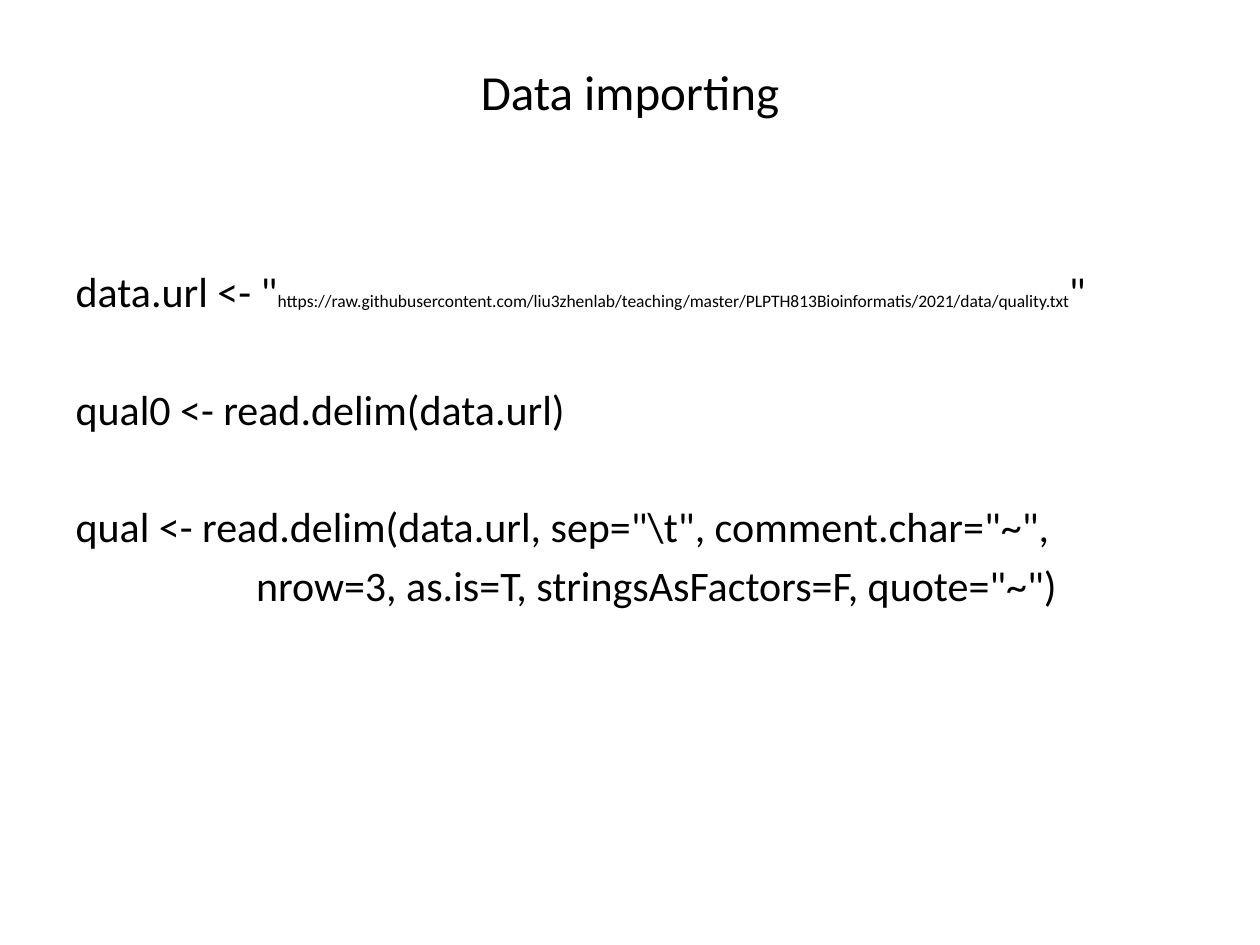
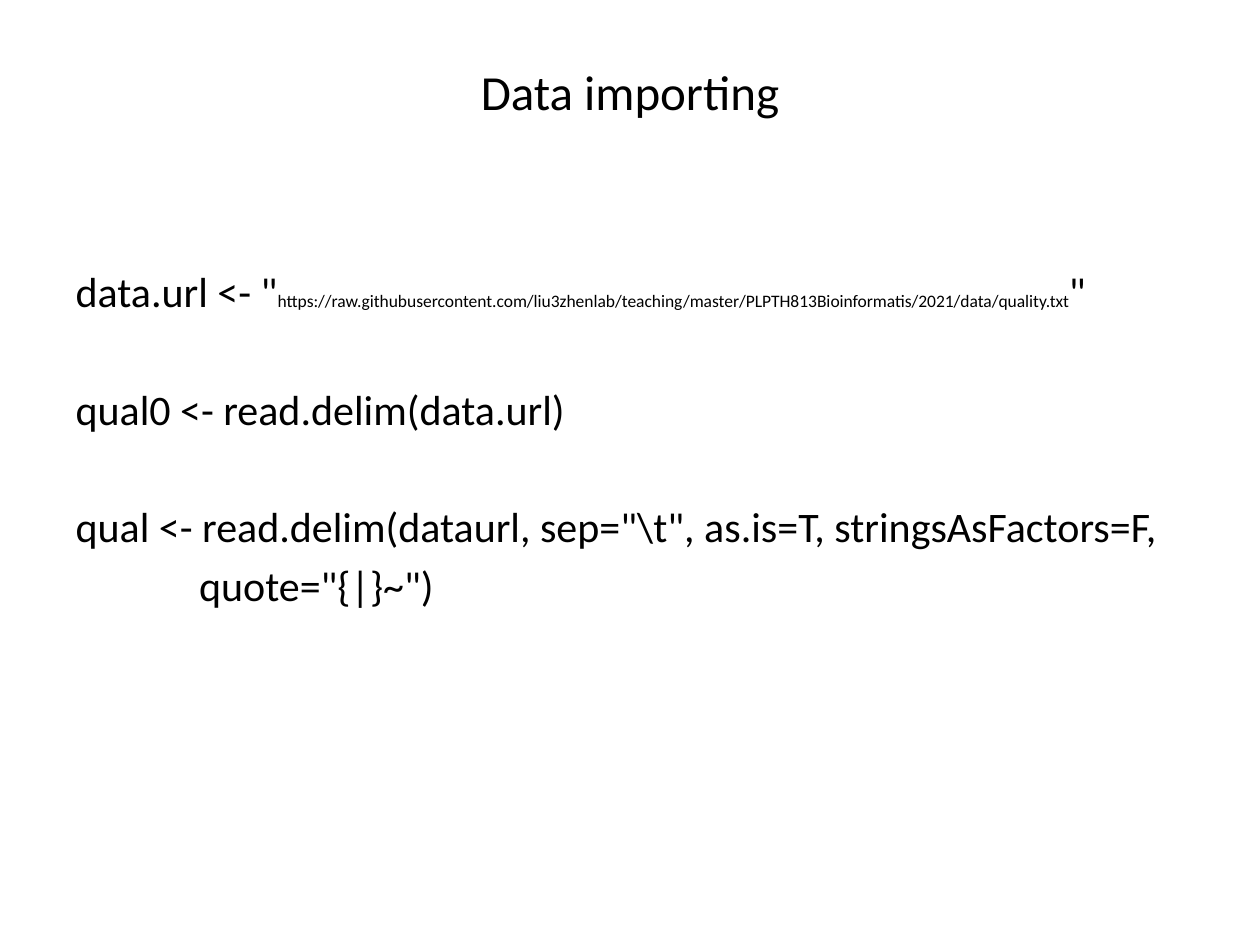
Before and after one commit to liu3zhenlab/teaching, a slide deck: slide 35 of PLPTH813Bioinformatis/2021/labs/lab03_R.pptx (slide 33 before the commit). Drawn at 1260x945 pixels with LibreOffice and Linux fonts; fonts in the diff are those of the drawing. Boxes give left, top, right and bottom in pixels: in the first picture for what was removed or moved away, otherwise in the second. Text is boxed around its words. In the diff, an @@ line names an element or a change of style, - is before the commit and + after.

```diff
--- a/PLPTH813Bioinformatis/2021/labs/lab03_R.pptx
+++ b/PLPTH813Bioinformatis/2021/labs/lab03_R.pptx
@@ text at <box>76,511,1156,608</box>: text changed @@
-qual <- read.delim(data.url, sep="\t", comment.char="~",
-nrow=3, as.is=T, stringsAsFactors=F, quote="~")
+qual <- read.delim(dataurl, sep="\t", as.is=T, stringsAsFactors=F,
+quote="{|}~")
```
Also in this commit, not shown: 2 other slides changed, 2 slides added, 1 other file.
